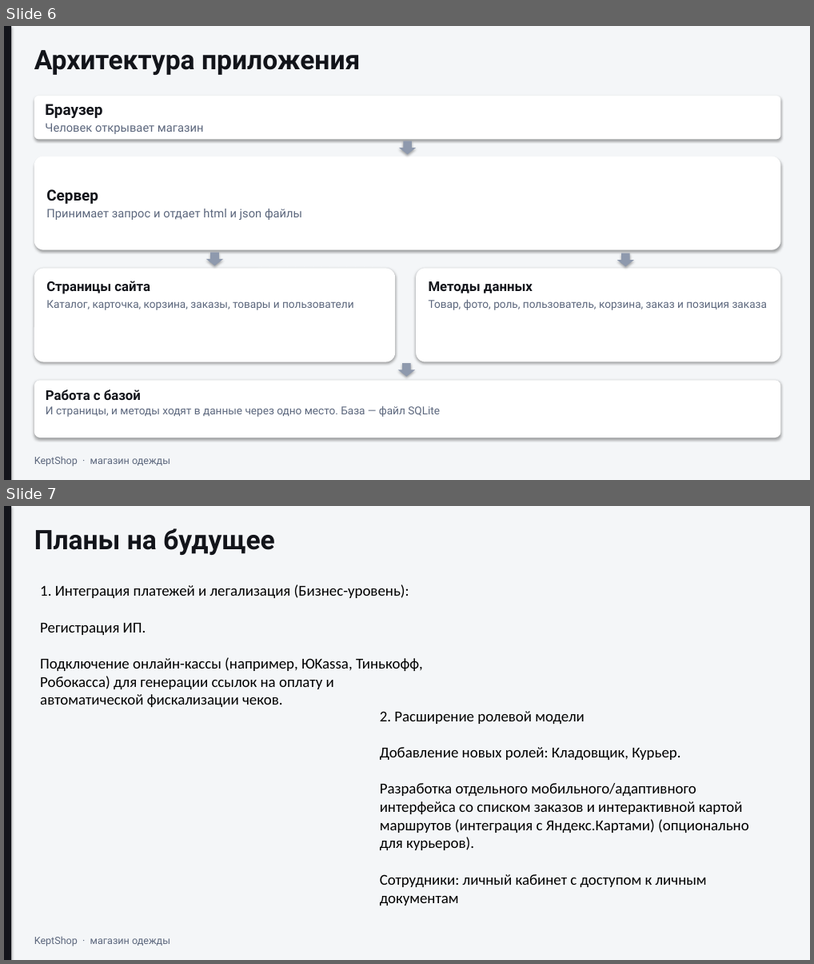
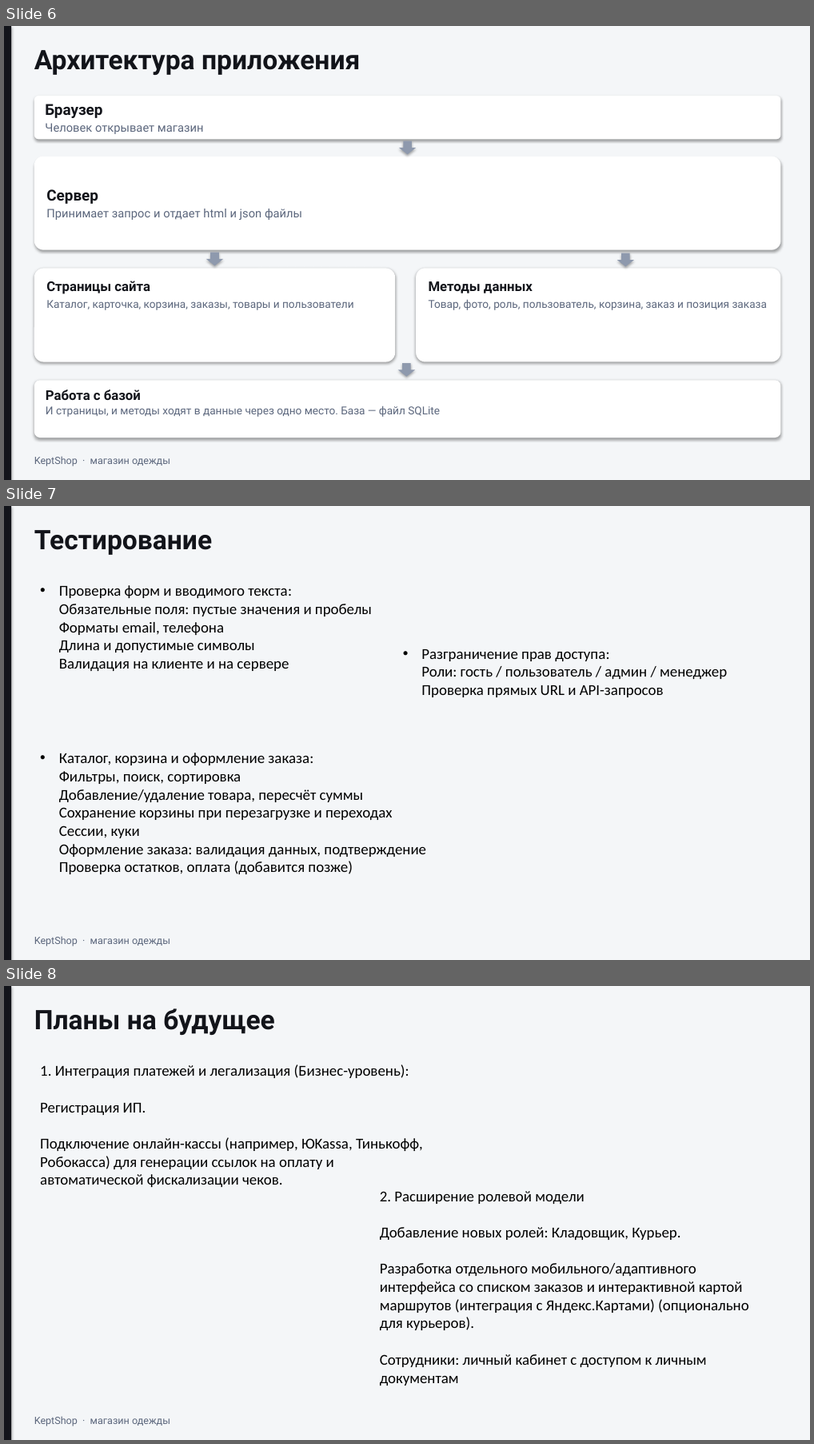
Before and after one commit to Darved183/YP01, a slide deck: KeptShop.pptx. Shown one above the other, each under a label of ours: slides 6 and 7 before the commit, slides 6, 7 and 8 after it. The pictures are 814x964 and 814x1444 pixels, drawn with LibreOffice and Linux fonts; fonts in the diff are those of the drawing. Boxes give left, top, right and bottom in pixels: in the first picture for what was removed or moved away, otherwise in the second. Text is boxed around its words. In the diff, an @@ line names an element or a change of style, - is before the commit and + after.

```diff
--- a/KeptShop.pptx
+++ b/KeptShop.pptx
@@ slide 7 added at [4, 506, 810, 960], background #FFFFFF @@
@@ rectangle added at [4, 506, 810, 960], fill #F4F6F8 @@
@@ rectangle added at [4, 506, 11, 960], fill #12141A @@
@@ text added at [34, 530, 212, 555], 32 pt, text #12141A, bold @@
+Тестирование
@@ text added at [59, 585, 372, 671], 18 pt, text #000000 @@
+• Проверка форм и вводимого текста:
+  Обязательные поля: пустые значения и пробелы
+  Форматы email, телефона
+  Длина и допустимые символы
+  Валидация на клиенте и на сервере
@@ text added at [422, 649, 727, 697], 18 pt, text #000000 @@
+• Разграничение прав доступа:
+  Роли: гость / пользователь / админ / менеджер
+  Проверка прямых URL и API-запросов
@@ text added at [59, 752, 426, 874], 18 pt, text #000000 @@
+• Каталог, корзина и оформление заказа:
+  Фильтры, поиск, сортировка
+  Добавление/удаление товара, пересчёт суммы
+  Сохранение корзины при перезагрузке и переходах
+  Сессии, куки
+  Оформление заказа: валидация данных, подтверждение
+  Проверка остатков, оплата (добавится позже)
@@ text added at [34, 936, 170, 946], 12 pt, text #5C677D @@
+KeptShop · магазин одежды
@@ what was slide 7 is now slide 8 @@
```
Also in this commit, not shown: 2 slides changed, 12 other files.
